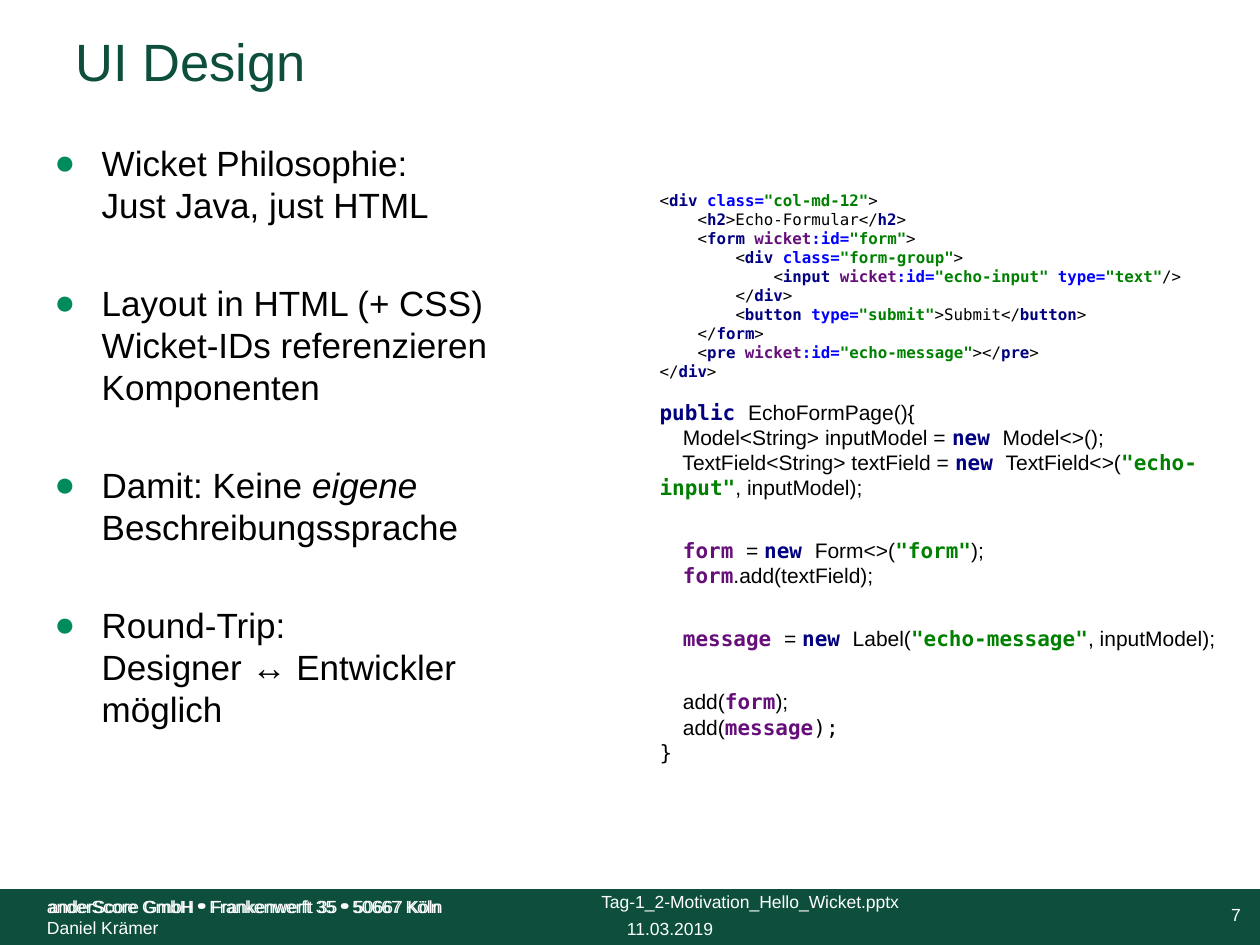
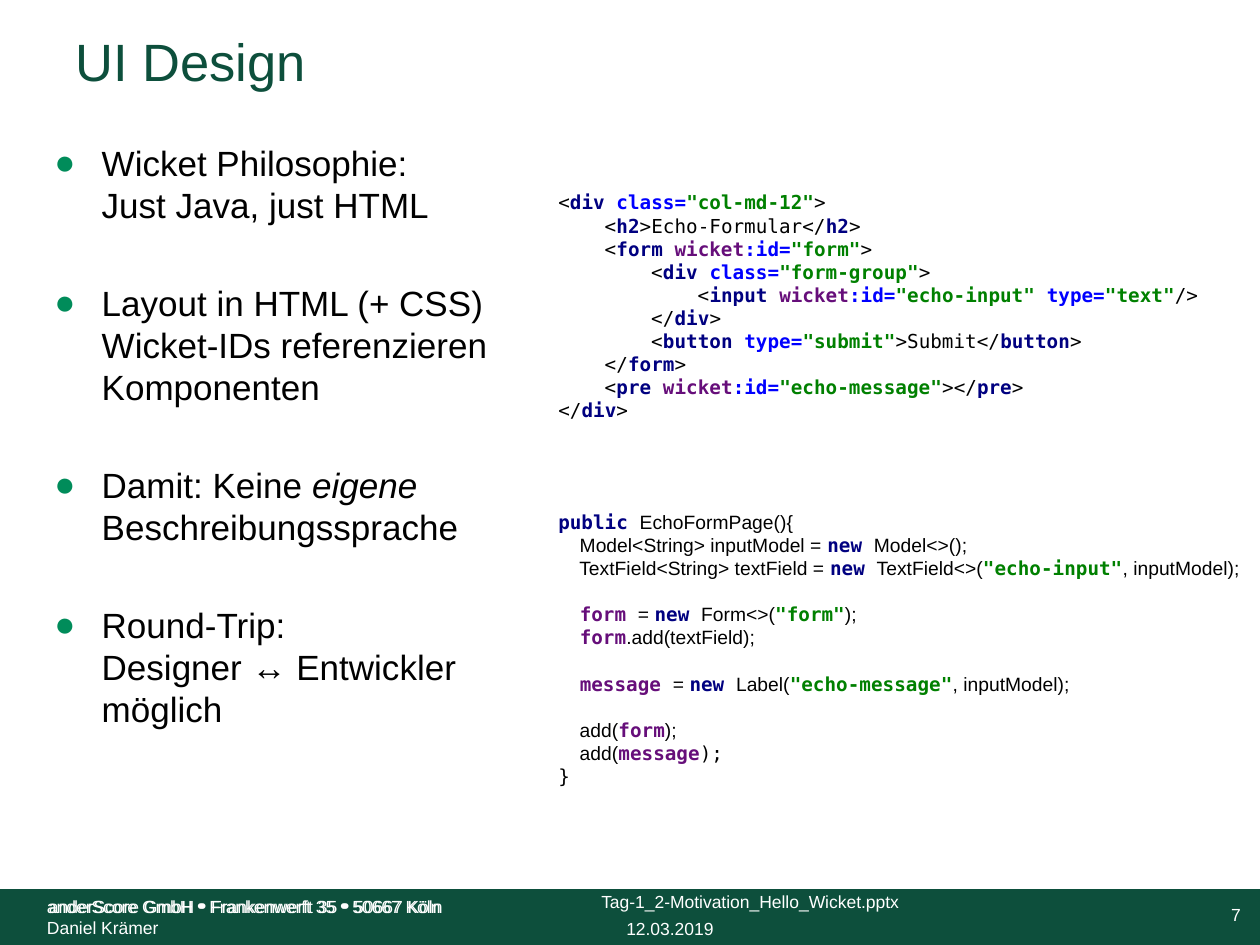
Before and after one commit to anderscore-gmbh/wicket-training, a slide deck: slide 7 of slides/Tag-1_2-Motivation_Hello_Wicket.pptx. Drawn at 1260x945 pixels with LibreOffice and Linux fonts; fonts in the diff are those of the drawing; background and template pictures are left out. Boxes give left, top, right and bottom in pixels: in the first picture for what was removed or moved away, otherwise in the second. Text is boxed around its words. In the diff, an @@ line names an element or a change of style, - is before the commit and + after.

Commit message:
Fixed formatting

```diff
--- a/slides/Tag-1_2-Motivation_Hello_Wicket.pptx
+++ b/slides/Tag-1_2-Motivation_Hello_Wicket.pptx
@@ text "<div class="col-md-12"> <h2>Echo-Formular</h2> <form wicket: ...": place and size @@
-text "<div class="col-md-12"> <h2>Echo-Formular</h2> <form wicket: ..." at (660,193,1215,739)
+text "<div class="col-md-12"> <h2>Echo-Formular</h2> <form wicket: ..." at (558,194,1239,764)
@@ text "<div class="col-md-12"> <h2>Echo-Formular</h2> <form wicket: ..." at (558,194,1239,764): size 9 to 11 pt in "<div class="col-md-12"> <h2>Echo-Formular</h2> <form wicket: ..."; size 12 to 11 pt in "public EchoFormPage(){ Model<String> inputModel = new Model< ..." @@
@@ text at (626,922,713,935): text changed @@
-11.03.2019
+12.03.2019
```
Also in this commit, not shown: 20 other slides changed.
